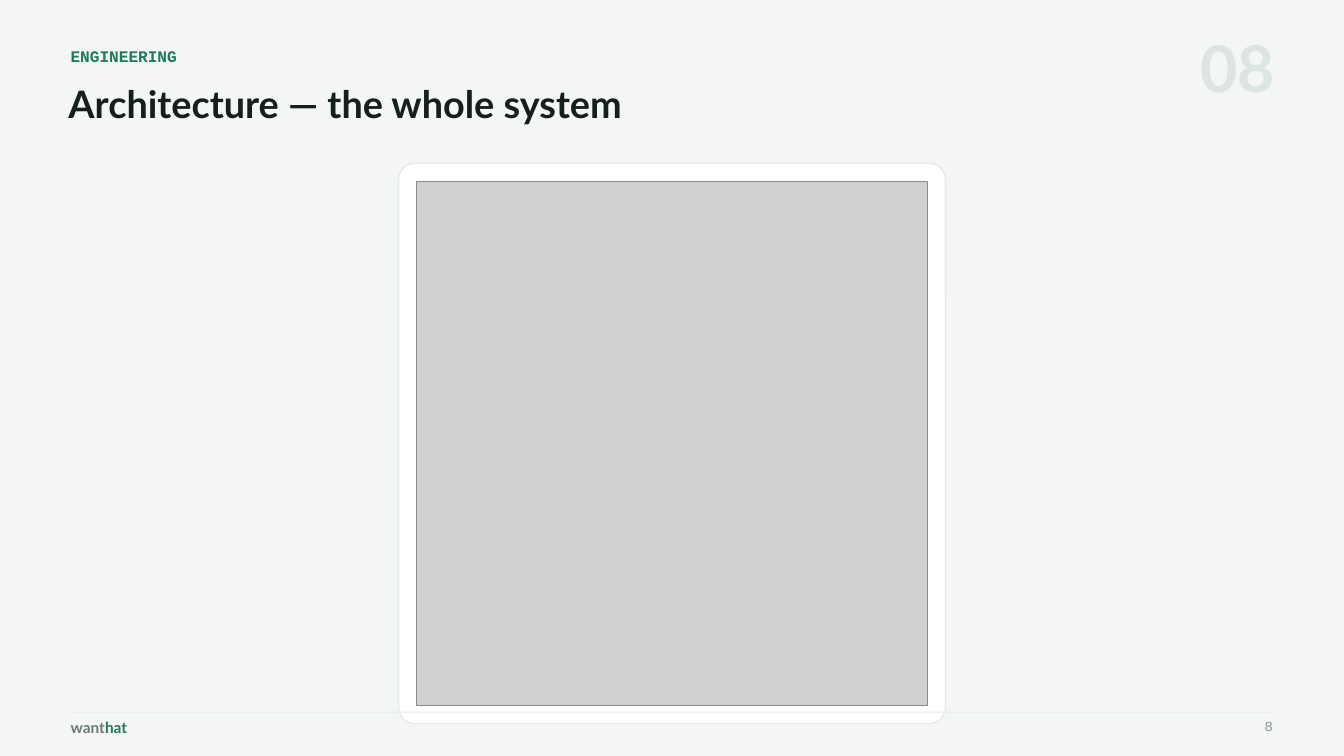
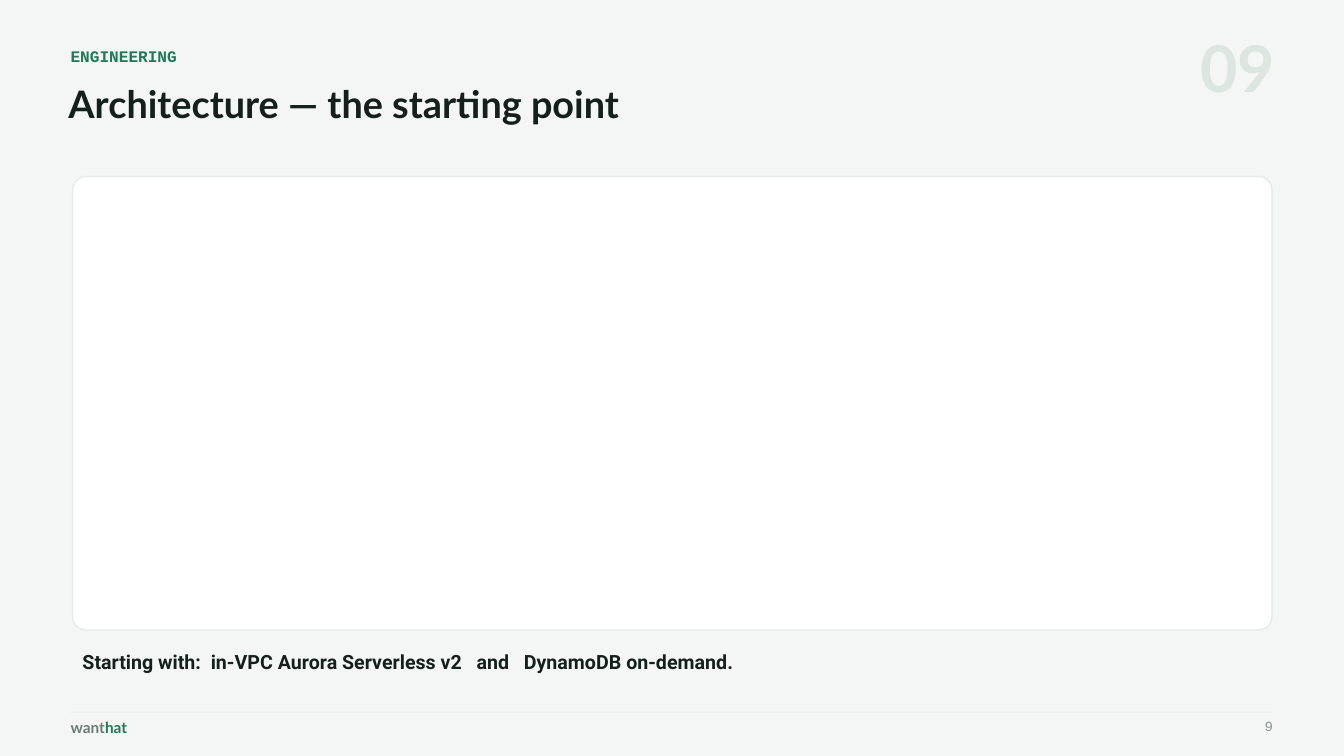
Before and after one commit to wanthat-app/monorepo, a slide deck: slide 9 of slides/wanthat-presentation.pptx (slide 8 before the commit). Drawn at 1344x756 pixels with LibreOffice and Linux fonts; fonts in the diff are those of the drawing; grey boxes stand for pictures. Boxes give left, top, right and bottom in pixels: in the first picture for what was removed or moved away, otherwise in the second. Text is boxed around its words. In the diff, an @@ line names an element or a change of style, - is before the commit and + after.

```diff
--- a/slides/wanthat-presentation.pptx
+++ b/slides/wanthat-presentation.pptx
@@ text at [68, 90, 619, 125]: text changed @@
-Architecture — the whole system
+Architecture — the starting point
@@ rounded rectangle: place and size @@
-rounded rectangle at [398, 163, 946, 724]
+rounded rectangle at [73, 176, 1272, 630]
@@ picture removed at [416, 181, 928, 706] @@
@@ text added at [82, 654, 733, 673], 14 pt, text #15201C, bold @@
+Starting with: in-VPC Aurora Serverless v2 and DynamoDB on-demand.
```
Also in this commit, not shown: 6 other slides changed, 8 slides added, 3 other files.
